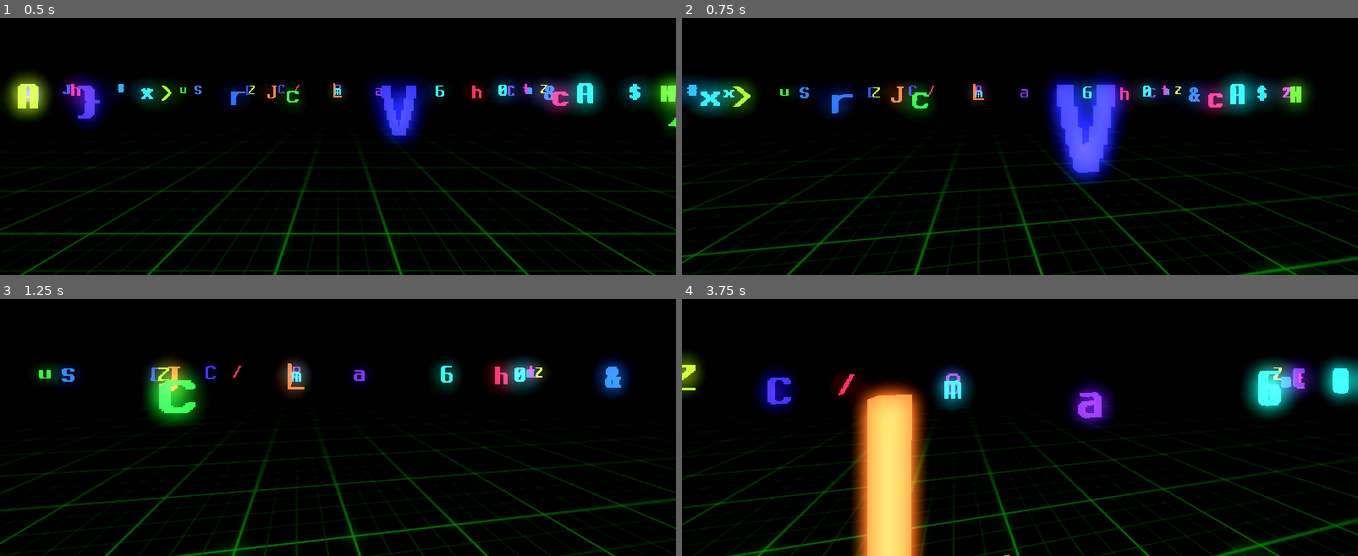
Above: before the commit, frames 1-4 (two rows, left to right).
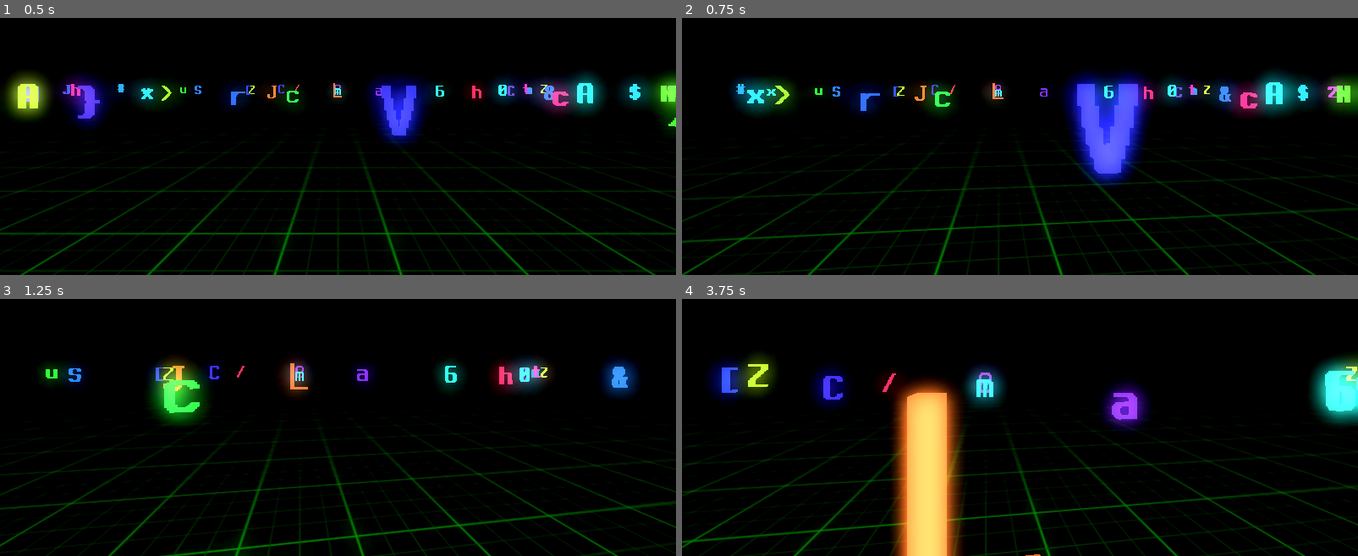
Above: after the commit, the same moments.

Repository: OneHoopyFrood/RoboKitty3D
Game: Godot game, scene res://World/World.tscn
The game is run twice, just before and just after one commit, with the same random seed, the same clock (stepped at 60 frames per second) and the same inputs.
Inputs (mouse positions are in pixels of both pictures, inside the frame that each line leads up to):
- Up to frame 1 (0.5 s): no input
- Up to frame 2 (0.75 s): move the mouse to (1053, 84) at 0.52 s; hold W (move_forward) from 0.53 s (still down); hold Ctrl (look) from 0.53 s (still down); click (1053, 84) at 0.67 s
- Up to frame 3 (1.25 s): keep holding W (move_forward); keep holding Ctrl (look)
- Up to frame 4 (3.75 s): keep holding W (move_forward); move the mouse to (986, 368) at 1.27 s; release Ctrl (look) at 1.28 s; tap Ctrl (look) at 1.35, 2.85 s; click (986, 368) at 1.42 s; move the mouse to (1033, 360) at 2.02 s; hold Ctrl (look) 2.03-2.78 s; click (1033, 360) at 2.17 s; move the mouse to (1013, 373) at 2.77 s; click (1013, 373) at 2.92 s; move the mouse to (1067, 370) at 3.52 s; hold Ctrl (look) from 3.53 s (still down); click (1067, 370) at 3.67 s

Frame 1 is identical in both runs. In frame 2, 19% of the frame differs, in the area x 0-100%, y 20-100%; in frame 3, 6.9%; in frame 4, 25%, in the area x 0-100%, y 21-100%.

Commit message:
Refactor camera control: implement target angles for smoother mouse look and easing

Diff:
--- a/Player/Player.gd
+++ b/Player/Player.gd
@@ -1,9 +1,18 @@
 extends CharacterBody3D
 
-@export var step_size: float = 1.0 # how big is one grid cell? (basically 1.0)
-@export var step_duration: float = 0.1 # how long to spend moving one cell
+## Distance moved per step input; also defines grid cell size
+@export var step_size: float = 1.0
+## Duration of a single step movement (lower = snappier but less forgiving)
+@export var step_duration: float = 0.1
+## Duration of 90-degree turn (lower = snappier but may cause motion sickness)
 @export var turn_duration: float = 0.25
+## Mouse movement to camera rotation ratio (higher = more responsive, less precise)
 @export var mouse_sensitivity: float = 0.15
+## Camera catch-up speed to target angles (higher = snappier but less smooth)
+@export var look_smoothing: float = 10.0
+## Ease-out curve steepness (higher = more pronounced; tweak carefully)
+@export var look_ease_power: float = 1.5
+## Camera height above player origin (adjust based on model height)
 @export var eye_height: float = 1
 
 @export var dialog_ui_path: NodePath
@@ -13,7 +22,9 @@
 var cam: Camera3D
 var shape: CollisionShape3D
 var mouse_delta: Vector2 = Vector2.ZERO
-var yaw: float = 0.0
+var target_yaw: float = 0.0 # Where the mouse wants to look
+var target_pitch: float = 0.0
+var yaw: float = 0.0 # Current camera angle (smoothed)
 var pitch: float = 0.0
 
 # Movement
@@ -119,15 +130,20 @@
         if _block_cooldown <= 0.0 and not _is_path_blocked(transform.basis.z):
           start_move(transform.basis.z)
 
-  # Mouse look
+  # Mouse look - update target angles based on mouse input
   if Input.is_action_pressed("look"):
-    yaw -= mouse_delta.x * mouse_sensitivity
-    yaw = clamp(yaw, -89.0, 89.0)
-    pitch -= mouse_delta.y * mouse_sensitivity
-    pitch = clamp(pitch, -89.0, 89.0)
-
-    cam.rotation_degrees = Vector3(pitch, yaw, 0)
+    target_yaw -= mouse_delta.x * mouse_sensitivity
+    target_yaw = clamp(target_yaw, -89.0, 89.0)
+    target_pitch -= mouse_delta.y * mouse_sensitivity
+    target_pitch = clamp(target_pitch, -89.0, 89.0)
     mouse_delta = Vector2.ZERO
+
+  # Exponential decay for smooth ease-out (starts fast, slows as it approaches, no oscillation)
+  var smoothing_factor = 1.0 - exp(-look_smoothing * delta)
+  var eased_factor = pow(smoothing_factor, look_ease_power) # Apply power curve for steeper easing
+  yaw = lerp(yaw, target_yaw, eased_factor)
+  pitch = lerp(pitch, target_pitch, eased_factor)
+  cam.rotation_degrees = Vector3(pitch, yaw, 0)
 
   if Input.is_action_just_released("look"):
     recenter_look()
@@ -196,6 +212,8 @@
   _face_degree(new_yaw)
 
 func recenter_look():
+  target_yaw = 0
+  target_pitch = 0
   yaw = 0
   pitch = 0
   _tween = create_tween().bind_node(cam)
